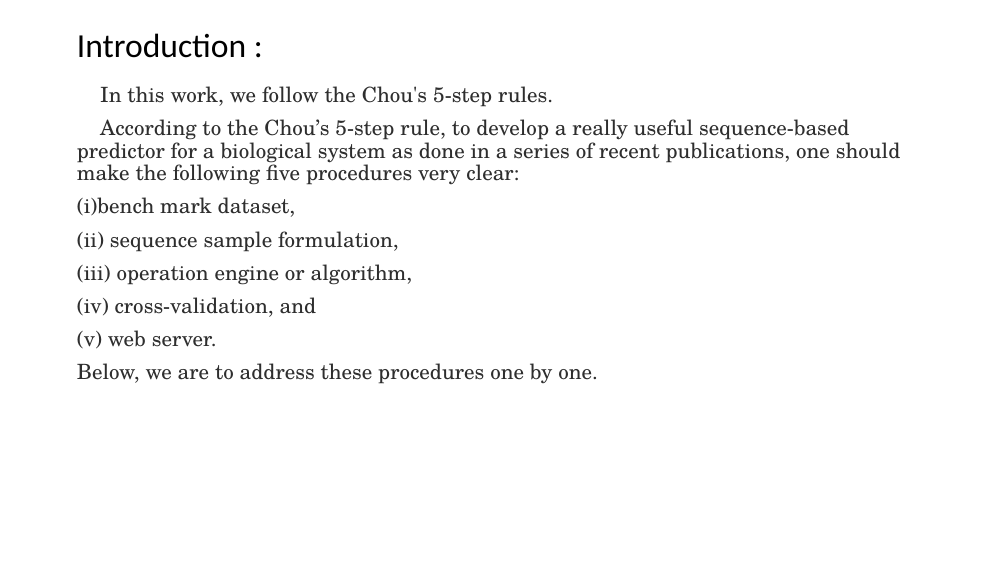
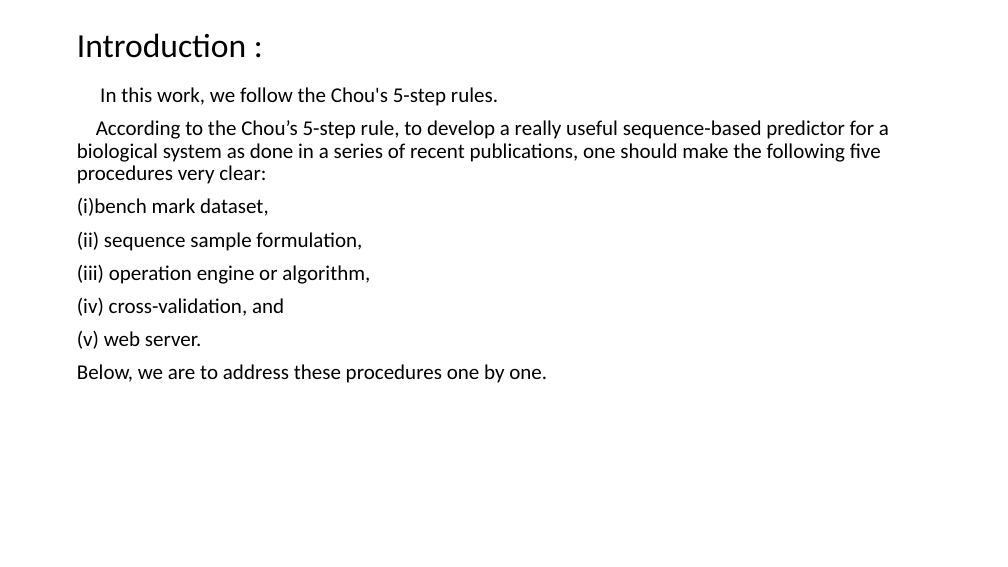
Before and after one commit to YanChengHuang/paper_implement, a slide deck: slide 7 of iN6-Methyl/Presentation/iN6-Methyl.pptx. Drawn at 1008x567 pixels with LibreOffice and Linux fonts; fonts in the diff are those of the drawing. Boxes give left, top, right and bottom in pixels: in the first picture for what was removed or moved away, otherwise in the second. Text is boxed around its words. In the diff, an @@ line names an element or a change of style, - is before the commit and + after.

```diff
--- a/iN6-Methyl/Presentation/iN6-Methyl.pptx
+++ b/iN6-Methyl/Presentation/iN6-Methyl.pptx
@@ text "In this work, we follow ..." at (77,87,889,383): font TeX Gyre Schola to Calibri, text colour #2E2E2E to #000000 @@
```
Also in this commit, not shown: 8 other slides changed, 2 other files.
